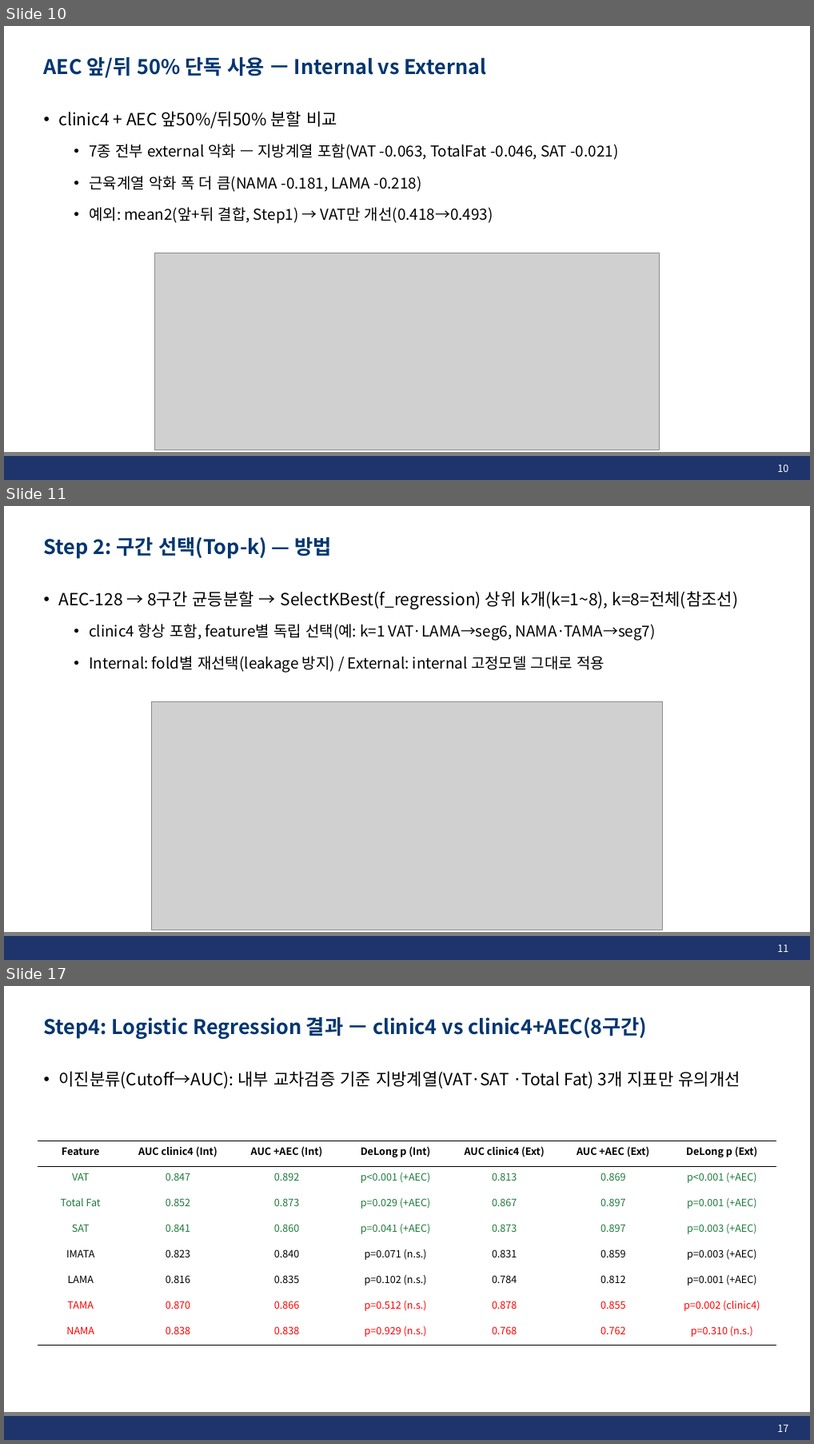
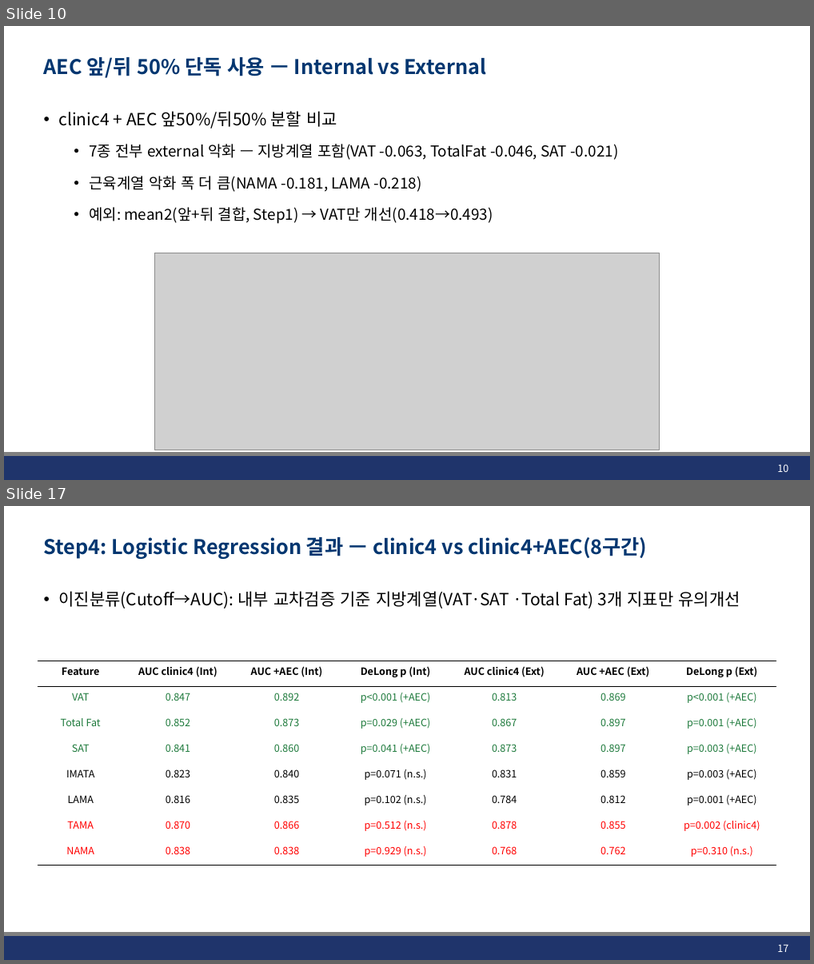
Before and after one commit to JHWannabe/Clinical_Study, a slide deck: docs/260807_Results of multiple Features.pptx. Shown one above the other, each under a label of ours: slides 10, 11 and 17 before the commit, slides 10 and 17 after it; the slides between them are not shown. The pictures are 814x1444 and 814x964 pixels, drawn with LibreOffice and Linux fonts; fonts in the diff are those of the drawing; grey boxes stand for pictures; background and template pictures are left out. Boxes give left, top, right and bottom in pixels: in the first picture for what was removed or moved away, otherwise in the second. Text is boxed around its words. In the diff, an @@ line names an element or a change of style, - is before the commit and + after.

```diff
--- a/docs/260807_Results of multiple Features.pptx
+++ b/docs/260807_Results of multiple Features.pptx
@@ slide 11 removed at <box>4,506,810,960</box>, background #FFFFFF; not listed: 2 template elements that a slide beside it also shows @@
@@ title removed at <box>44,537,331,559</box> @@
-Step 2: 구간 선택(Top-k) — 방법
@@ text removed at <box>58,591,738,672</box> @@
-• AEC-128 → 8구간 균등분할 → SelectKBest(f_regression) 상위 k개(k=1~8), k=8=전체(참조선)
-  • clinic4 항상 포함, feature별 독립 선택(예: k=1 VAT·LAMA→seg6, NAMA·TAMA→seg7)
-  • Internal: fold별 재선택(leakage 방지) / External: internal 고정모델 그대로 적용
@@ picture removed at <box>152,702,662,930</box> @@
@@ page number removed at <box>778,944,789,952</box> @@
-11
```
Also in this commit, not shown: 11 slides changed, 1 slide added, 29 other files.
